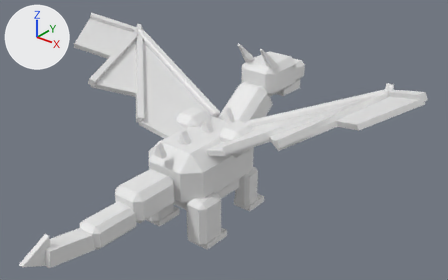
A saved change to the glTF model assets/models/units/dragon.glb.
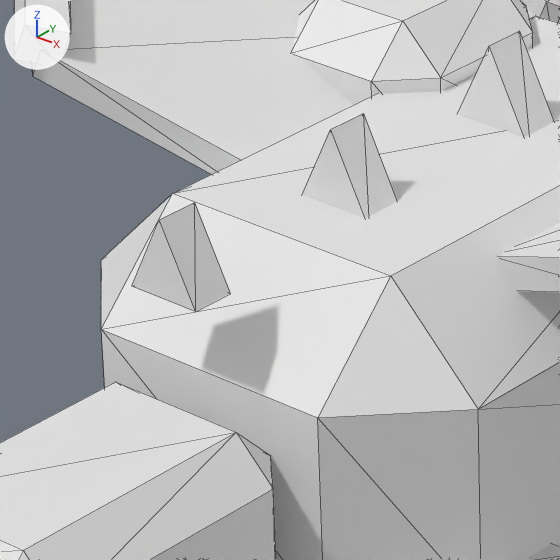
Each version is shown whole from a camera (50 mm lens) standing at (4.35, -5.01, 4.48) and looking at (0.32, 0.02, 1.37), then close up on the part from 30% to 48% of the width and 41% to 69% of the height. The axes (+X, +Y, +Z) are drawn at upper left. The lights are the same throughout. The older version's two pictures come first. The close-ups show mesh edges as thin lines. Where no turn or scale is listed for an object, it has been applied to the vertices. Vertices at exactly the same position are counted once.

In view in the first close-up: 'Body.007', 'wingL.001', 'wingR.001'.
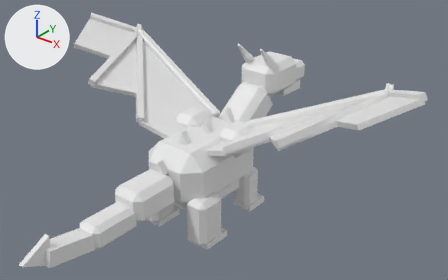
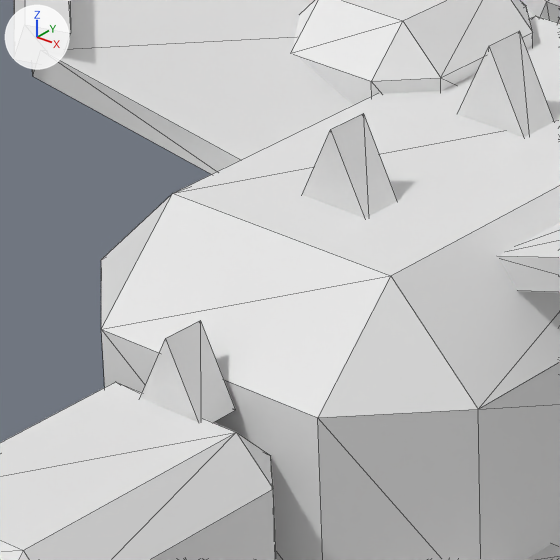
Pixel boxes (x1, y1, x2, y2) of what changed, in the close-ups (560 x 560 px; the box of a moved part takes in the faces that stretch with it):
part 1 of me_body_010, moved or reshaped
    before: (132, 202, 231, 312)
    after: (140, 320, 236, 422)

The change, as a list of edits to the scene's bpy script:
```text
Change me_body_010:
    used by ob_body_007; location = (0.0, 0.0, 0.0)
    remove me_body_010.from_pydata(...)  # 364 vertices, 620 faces; spans x -0.53..0.53, y -2.56..1.97, z 0.24..2.2
    add me_body_010.from_pydata(...)  # 246 vertices, 420 faces; spans x -0.53..0.53, y -2.56..0.67, z 0.24..1.52
    me_body_010 part 1: the loose piece of 6 vertices spanning x -0.07..0.07, y -0.74..-0.66, z 1.35..1.49 is moved by (0.0, 0.0, -0.21)
    other edits to the shape of me_body_010 do not show in these pictures
```
